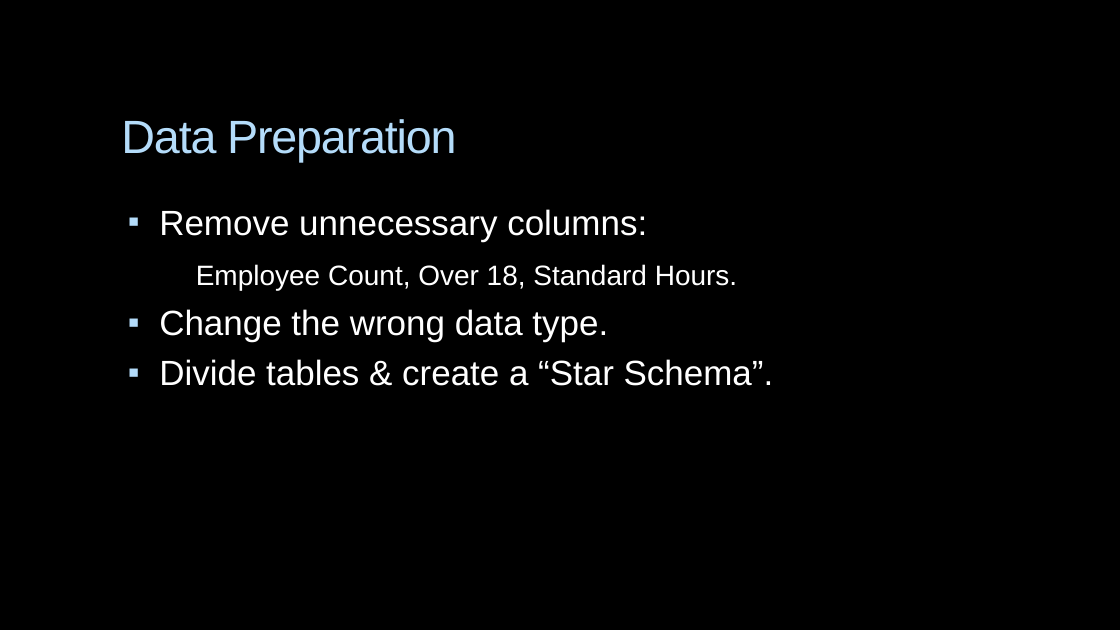
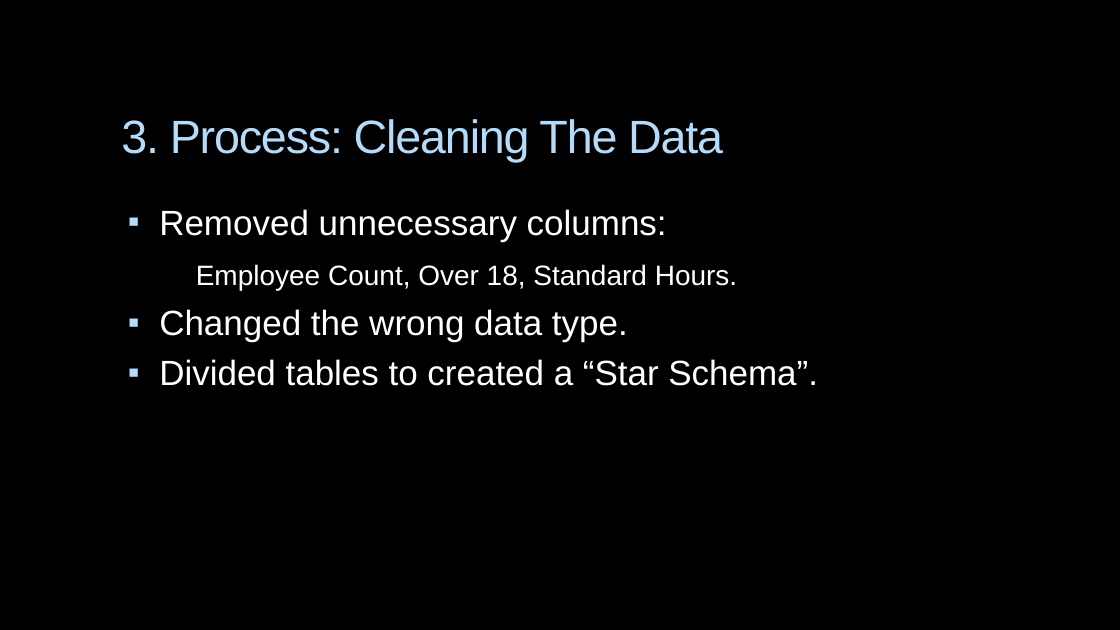
Before and after one commit to aya1fouad/Power_BI_Dashboards, a slide deck: slide 8 of Anayzing_IBM_HR_Employee_Attrition/HR Employees Attrition.pptx (slide 7 before the commit). Drawn at 1120x630 pixels with LibreOffice and Linux fonts; fonts in the diff are those of the drawing; background and template pictures are left out. Boxes give left, top, right and bottom in pixels: in the first picture for what was removed or moved away, otherwise in the second. Text is boxed around its words. In the diff, an @@ line names an element or a change of style, - is before the commit and + after.

```diff
--- a/Anayzing_IBM_HR_Employee_Attrition/HR Employees Attrition.pptx
+++ b/Anayzing_IBM_HR_Employee_Attrition/HR Employees Attrition.pptx
@@ title at (x1=121, y1=119, x2=723, y2=162): text changed @@
-Data Preparation
+3. Process: Cleaning The Data
@@ text at (x1=159, y1=209, x2=667, y2=242): text changed @@
-▪ Remove unnecessary columns:
+▪ Removed unnecessary columns:
@@ text at (x1=159, y1=309, x2=818, y2=386): text changed @@
-▪ Change the wrong data type.
-▪ Divide tables & create a “Star Schema”.
+▪ Changed the wrong data type.
+▪ Divided tables to created a “Star Schema”.
```
Also in this commit, not shown: 17 other slides changed, 1 slide added, 1 other file.
